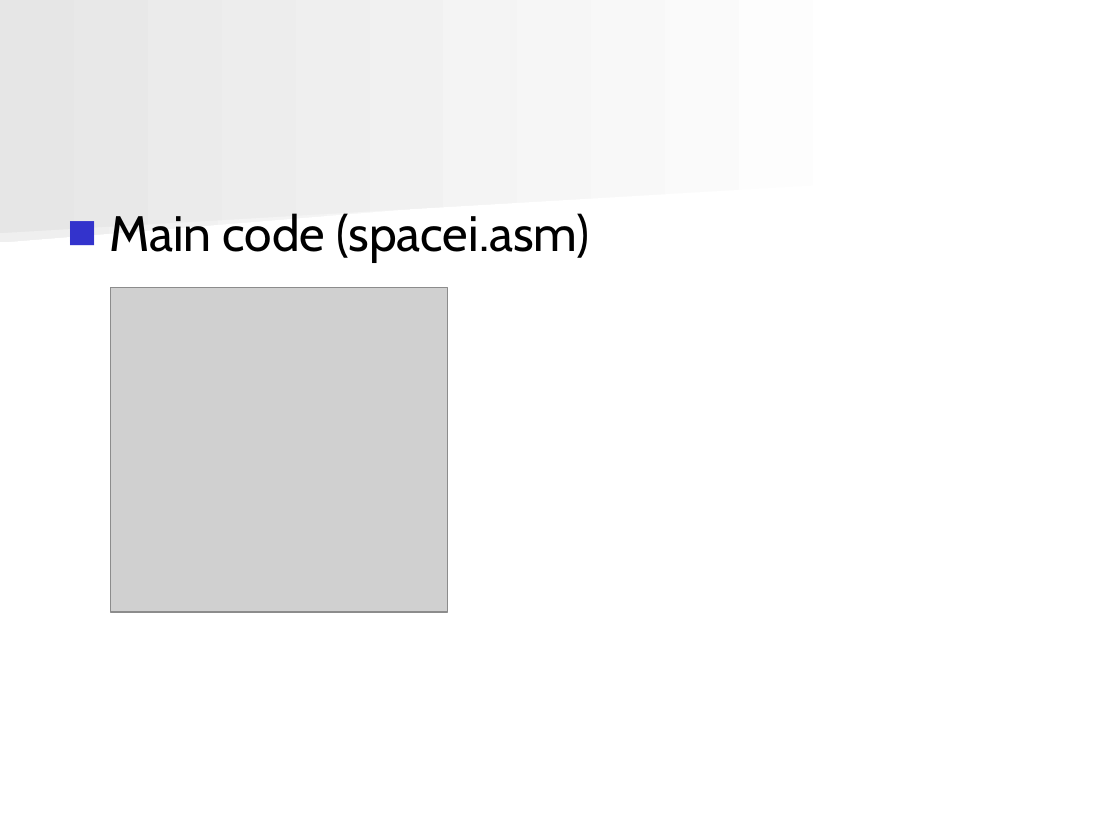
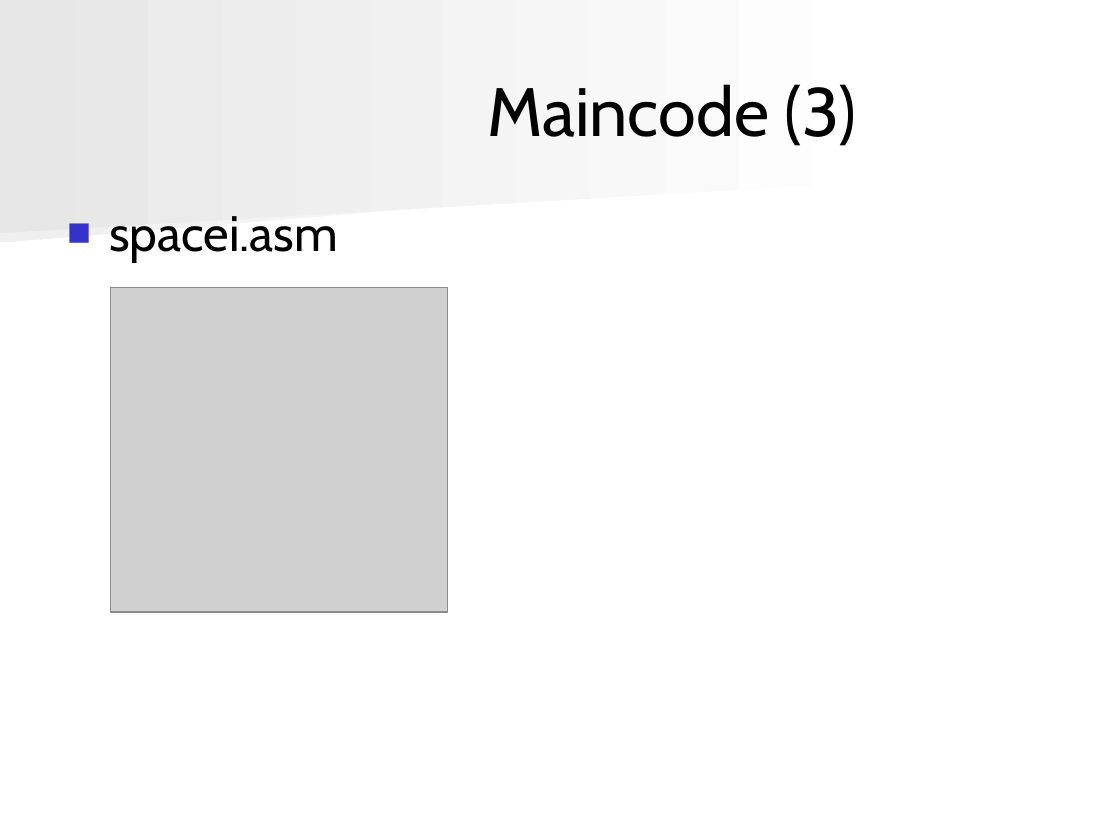
Before and after one commit to angryzor/space_invaders_8086, a slide deck: slide 45 of Presentatie.ppt (slide 37 before the commit). Drawn at 1120x840 pixels with LibreOffice and Linux fonts; fonts in the diff are those of the drawing; grey boxes stand for pictures. Boxes give left, top, right and bottom in pixels: in the first picture for what was removed or moved away, otherwise in the second. Text is boxed around its words. In the diff, an @@ line names an element or a change of style, - is before the commit and + after.

```diff
--- a/Presentatie.ppt
+++ b/Presentatie.ppt
@@ title added at (487,84,857,146), 44 pt, text #000000 @@
+Maincode (3)
@@ text at (109,216,338,261): text changed @@
-■ Main code (spacei.asm)
+■ spacei.asm
```
Also in this commit, not shown: 3 other slides changed, 8 slides added.
